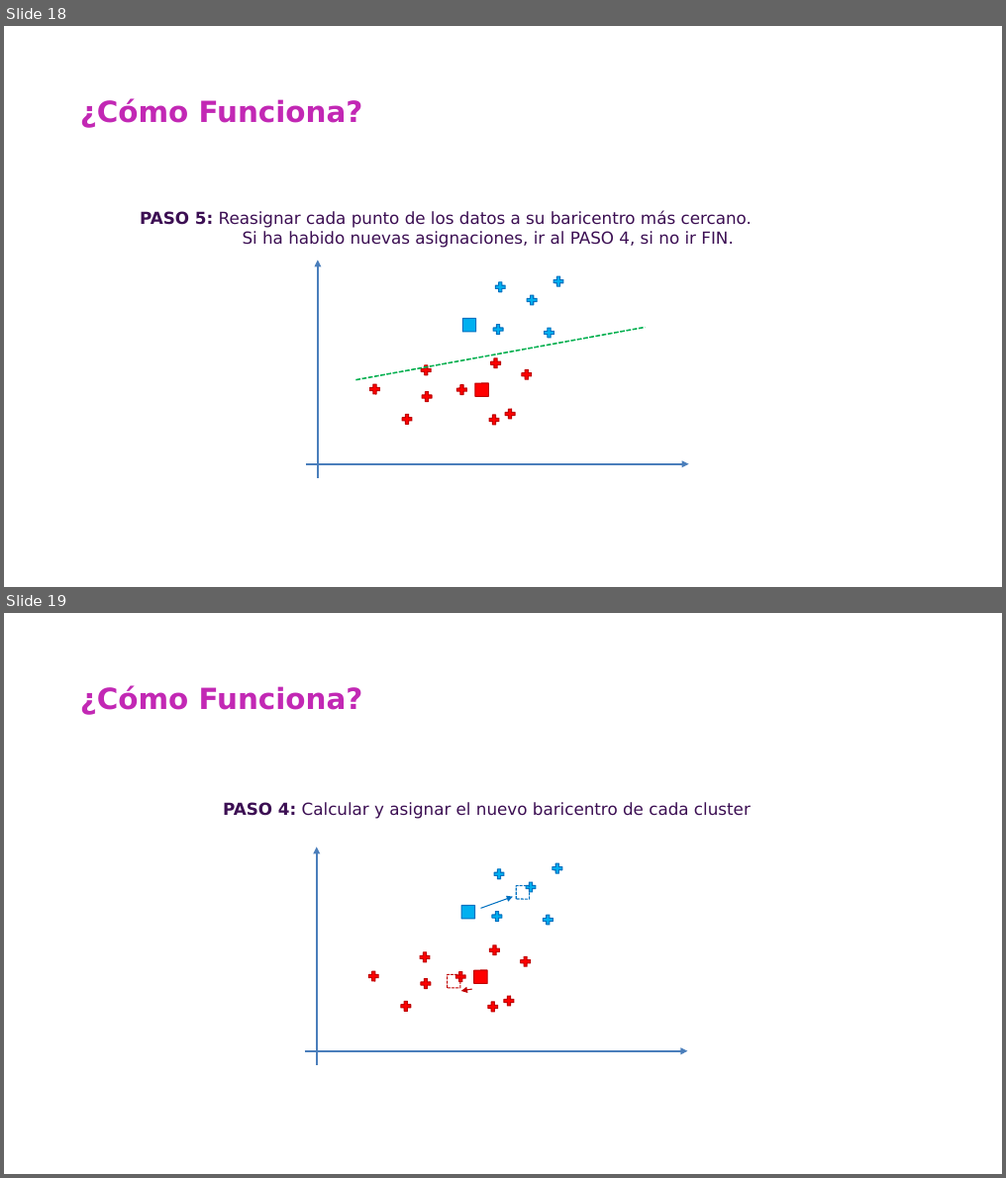
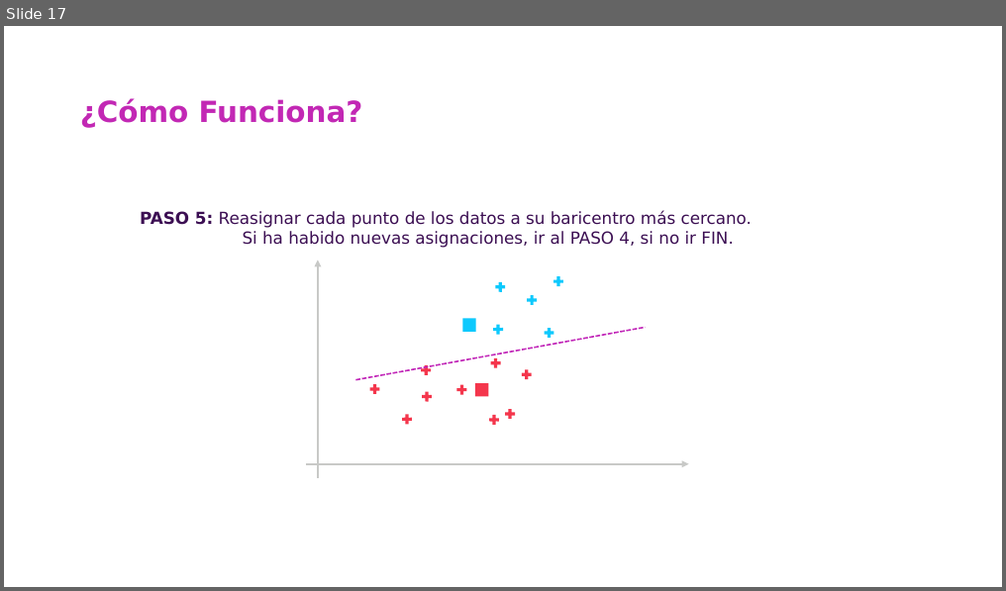
Before and after one commit to csameshiman/Axity_Curso_ML_2023, a slide deck: Diapositivas/Parte 04.Clustering/04_01_K-Means_Clustering.pptx. Shown one above the other, each under a label of ours: slides 18 and 19 before the commit, slide 17 after it. The pictures are 1006x1178 and 1006x591 pixels, drawn with LibreOffice and Linux fonts; fonts in the diff are those of the drawing; background and template pictures are left out. Boxes give left, top, right and bottom in pixels: in the first picture for what was removed or moved away, otherwise in the second. Text is boxed around its words. In the diff, an @@ line names an element or a change of style, - is before the commit and + after.

```diff
--- a/Diapositivas/Parte 04.Clustering/04_01_K-Means_Clustering.pptx
+++ b/Diapositivas/Parte 04.Clustering/04_01_K-Means_Clustering.pptx
@@ slide 19 removed at (4,613,1002,1174), background picture (left out) @@
@@ title removed at (80,685,363,715) @@
-¿Cómo Funciona?
@@ text removed at (223,802,750,819) @@
-PASO 4: Calcular y asignar el nuevo baricentro de cada cluster
@@ arrow removed from (317, 1065) to (317, 848) @@
@@ freeform shape removed at (492,867,505,880) @@
@@ diamond removed at (510,879,537,906) @@
@@ freeform shape removed at (550,861,563,874) @@
@@ diamond removed at (455,899,482,925) @@
@@ arrow removed from (481, 909) to (513, 897) @@
@@ freeform shape removed at (525,880,538,893) @@
@@ freeform shape removed at (491,910,504,923) @@
@@ freeform shape removed at (542,914,554,926) @@
@@ freeform shape removed at (419,951,431,963) @@
@@ diamond removed at (441,968,466,995) @@
@@ diamond removed at (467,964,494,990) @@
@@ freeform shape removed at (488,945,501,957) @@
@@ freeform shape removed at (520,956,532,968) @@
@@ freeform shape removed at (367,969,380,982) @@
@@ freeform shape removed at (419,977,432,990) @@
@@ freeform shape removed at (454,970,467,983) @@
@@ arrow removed from (472, 989) to (461, 991) @@
@@ freeform shape removed at (502,994,515,1007) @@
@@ freeform shape removed at (400,1000,412,1012) @@
@@ freeform shape removed at (486,1000,499,1013) @@
@@ arrow removed from (305, 1052) to (687, 1052) @@
@@ what was slide 18 is now slide 17 @@
@@ slide 17 changed as well @@
@@ arrow (318, 478) - (318, 261): stroke #4A7EBB 2.25 pt to #C8C9C7 2.25 pt @@
@@ fill #00B0F0 to #0DC9FD; outline #0070C0 1 pt to none in 6 elements at (543,327,555,339), (492,323,505,336), (526,293,539,306), (552,274,565,287), (494,280,507,293), (456,312,482,338) @@
@@ line (355, 380) - (645, 328): stroke #00B050 1.5 pt dashed to #C126B8 1.5 pt dashed @@
@@ fill #FF0000 to #F4364C; outline #C00000 1 pt to none in 10 elements at (400,413,413,425), (489,358,502,370), (504,407,517,420), (421,390,434,403), (455,383,468,396), (488,413,501,426), (520,369,533,381), (368,382,381,395), (420,364,433,376), (468,377,495,403) @@
@@ arrow (306, 465) - (689, 465): stroke #4A7EBB 2.25 pt to #C8C9C7 2.25 pt @@
```
Also in this commit, not shown: 24 other slides changed, 12 other slides removed.
